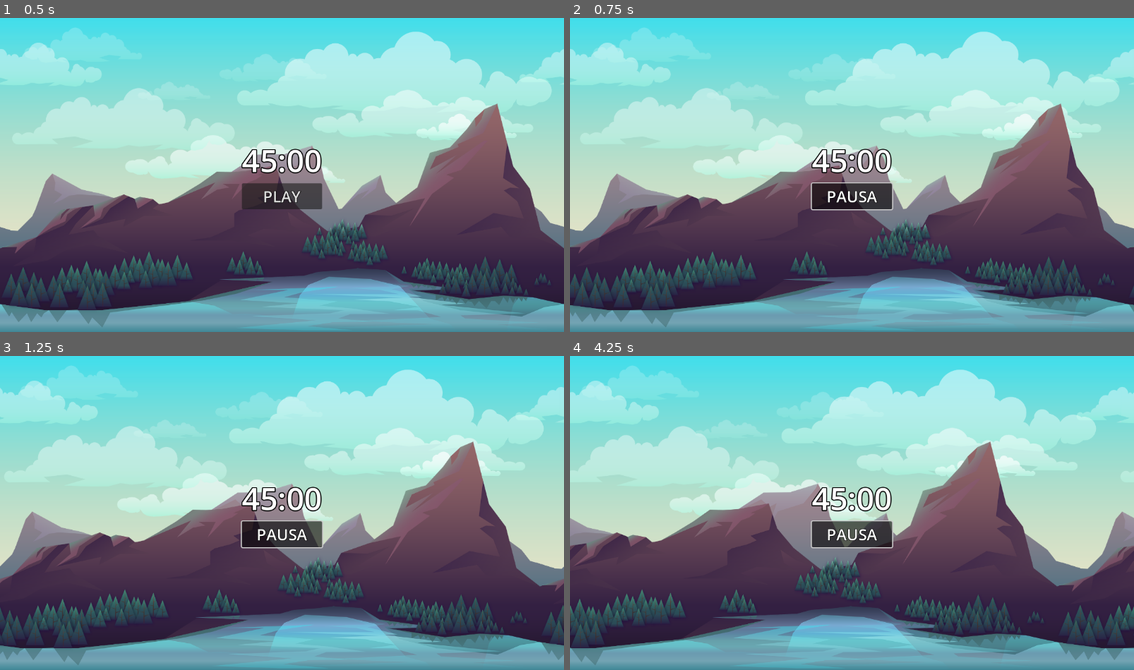
Above: before the commit, frames 1-4 (two rows, left to right).
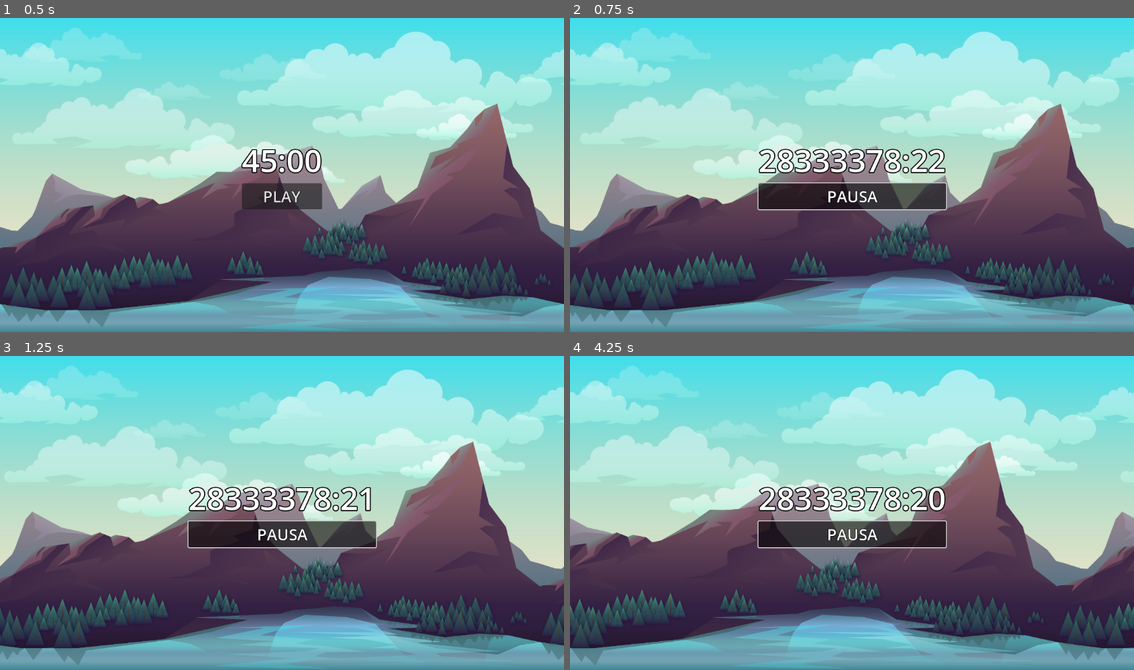
Above: after the commit, the same moments.

Repository: andresTapari/pomodoro_descktop
Game: Godot game, scene res://scenes/mainLvL/mainLvL.tscn
Two runs of this game, one before a commit and one after it. Both use one fixed random seed, a clock stepped at 60 frames per second and the inputs below.
Inputs:
- Up to frame 1 (0.5 s): no input
- Up to frame 2 (0.75 s): click "PLAY" at 0.5 s
- Up to frame 3 (1.25 s): no input
- Up to frame 4 (4.25 s): click "PAUSA" at 1.25 s; click "PLAY" at 2 s; click "PAUSA" at 2.75 s; click "PLAY" at 3.5 s

Frame 1 is identical in both runs. In frame 2, 3.5% of the frame differs, in the area x 33-67%, y 41-62%; in frame 3, 3.4%; in frame 4, 3.5%.

Commit message:
Clock label added

Diff:
--- a/scenes/hud/hud.gd
+++ b/scenes/hud/hud.gd
@@ -2,7 +2,59 @@
 
 signal player_interaction(data)
 
+var current_state : bool = false
+
+
+const TOTAL_DURATION = 45 * 60	# Duración total en segundos (45 minutos)
+
+var start_time			: int = 0			# Tiempo inicial en segundos desde el inicio del día
+var time_left 			: int = 0			# Tiempo restante en segundos
+var paused_time			: int = 0			# Tiempo transcurrido en pausa
+var pause_start_time	: int = 0			# Momento en que se pausa el timer
+
+# Se ejecuta al inicio de la escena
+func _ready():
+	# Guardar el tiempo de inicio al momento de comenzar el contador
+	start_time = Time.get_unix_time_from_system()
+	# Inicializar el tiempo restante
+	time_left = TOTAL_DURATION
+	# Actualizar el label inicialmente
+	update_timer_display()
+	# Al iniciar el timer comienza en pausa
+	$Timer.paused = true
+
+# Función para actualizar la interfaz con el tiempo restante
+func update_timer_display():
+	var minutes = time_left / 60
+	var seconds = time_left % 60
+	%Label.text = "%02d:%02d" % [minutes, seconds]
+
+
 ## Se ejecuta cuando se presiona el boton de play
 func _on_button_play_toggled(toggled_on: bool) -> void:
+	current_state = toggled_on
+	$Timer.paused = !toggled_on
 	%ButtonPlay.text="PLAY" if !toggled_on else "PAUSA"
 	player_interaction.emit({'cmd':"play" if toggled_on else "pausa"})
+	if toggled_on:
+		# Si se reanuda el Timer, calcula el tiempo que ha estado en pausa
+		paused_time += Time.get_unix_time_from_system() - pause_start_time
+	else:
+		# Si se pausa el Timer, guarda el momento en que se pausa
+		pause_start_time = Time.get_unix_time_from_system()
+
+func _on_timer_timeout() -> void:
+		# Calcular el tiempo transcurrido en segundos desde el inicio
+	var elapsed_time = Time.get_unix_time_from_system() - start_time - paused_time
+
+	# Calcular el tiempo restante
+	time_left = TOTAL_DURATION - elapsed_time
+
+	# Actualizar el contador en pantalla
+	update_timer_display()
+
+	# Detener el Timer si se llega a cero
+	if time_left <= 0:
+		$Timer.stop()
+		time_left = 0
+		update_timer_display()
--- a/scenes/hud/hud.tscn
+++ b/scenes/hud/hud.tscn
@@ -24,6 +24,7 @@
 grow_vertical = 2
 
 [node name="Label" type="Label" parent="VBoxContainer"]
+unique_name_in_owner = true
 layout_mode = 2
 size_flags_horizontal = 4
 size_flags_vertical = 6
@@ -38,4 +39,9 @@
 toggle_mode = true
 text = "PLAY"
 
+[node name="Timer" type="Timer" parent="."]
+wait_time = 0.1
+autostart = true
+
 [connection signal="toggled" from="VBoxContainer/ButtonPlay" to="." method="_on_button_play_toggled"]
+[connection signal="timeout" from="Timer" to="." method="_on_timer_timeout"]
